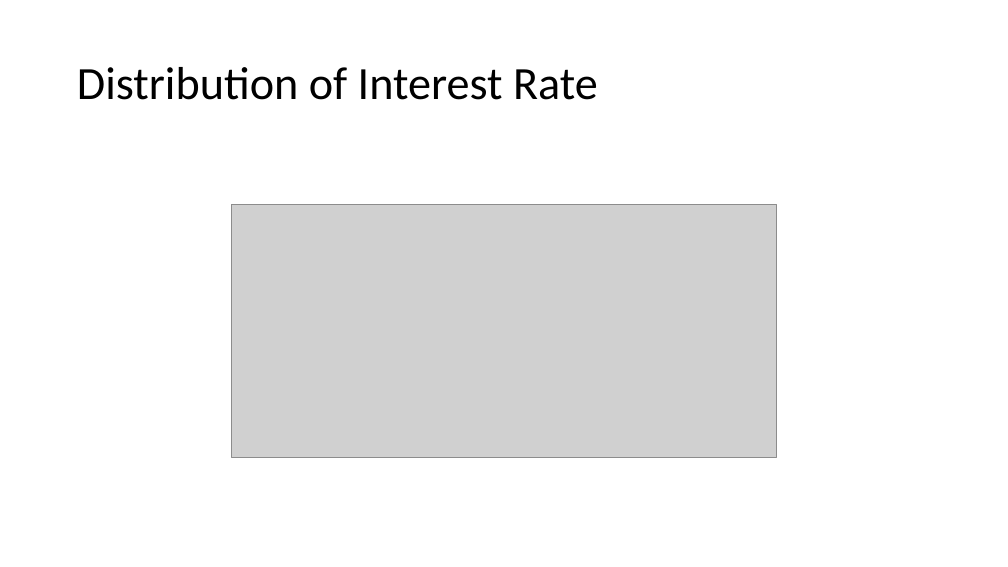
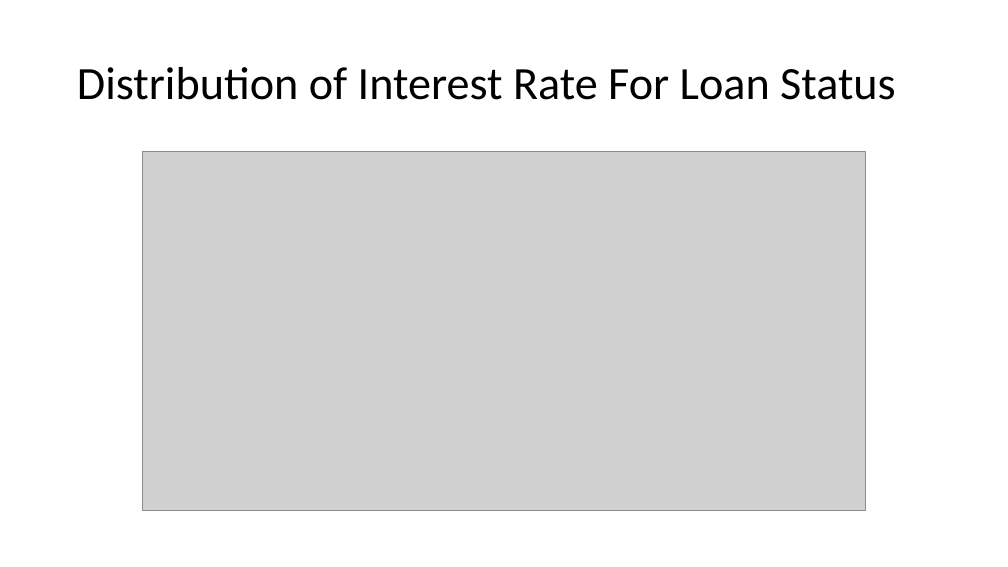
Before and after one commit to vjereme/Lending_Club_CaseStudy, a slide deck: slide 20 of Lending_Club_CaseStudy_Syed_Jereme.pptx (slide 10 before the commit). Drawn at 1008x567 pixels with LibreOffice and Linux fonts; fonts in the diff are those of the drawing; grey boxes stand for pictures. Boxes give left, top, right and bottom in pixels: in the first picture for what was removed or moved away, otherwise in the second. Text is boxed around its words. In the diff, an @@ line names an element or a change of style, - is before the commit and + after.

```diff
--- a/Lending_Club_CaseStudy_Syed_Jereme.pptx
+++ b/Lending_Club_CaseStudy_Syed_Jereme.pptx
@@ title at [77, 67, 896, 100]: text changed @@
-Distribution of Interest Rate
+Distribution of Interest Rate For Loan Status
@@ picture: place and size @@
-picture at [231, 204, 777, 457]
+picture at [143, 151, 865, 510]
```
Also in this commit, not shown: 8 other slides changed, 10 slides added, 3 slides removed.
